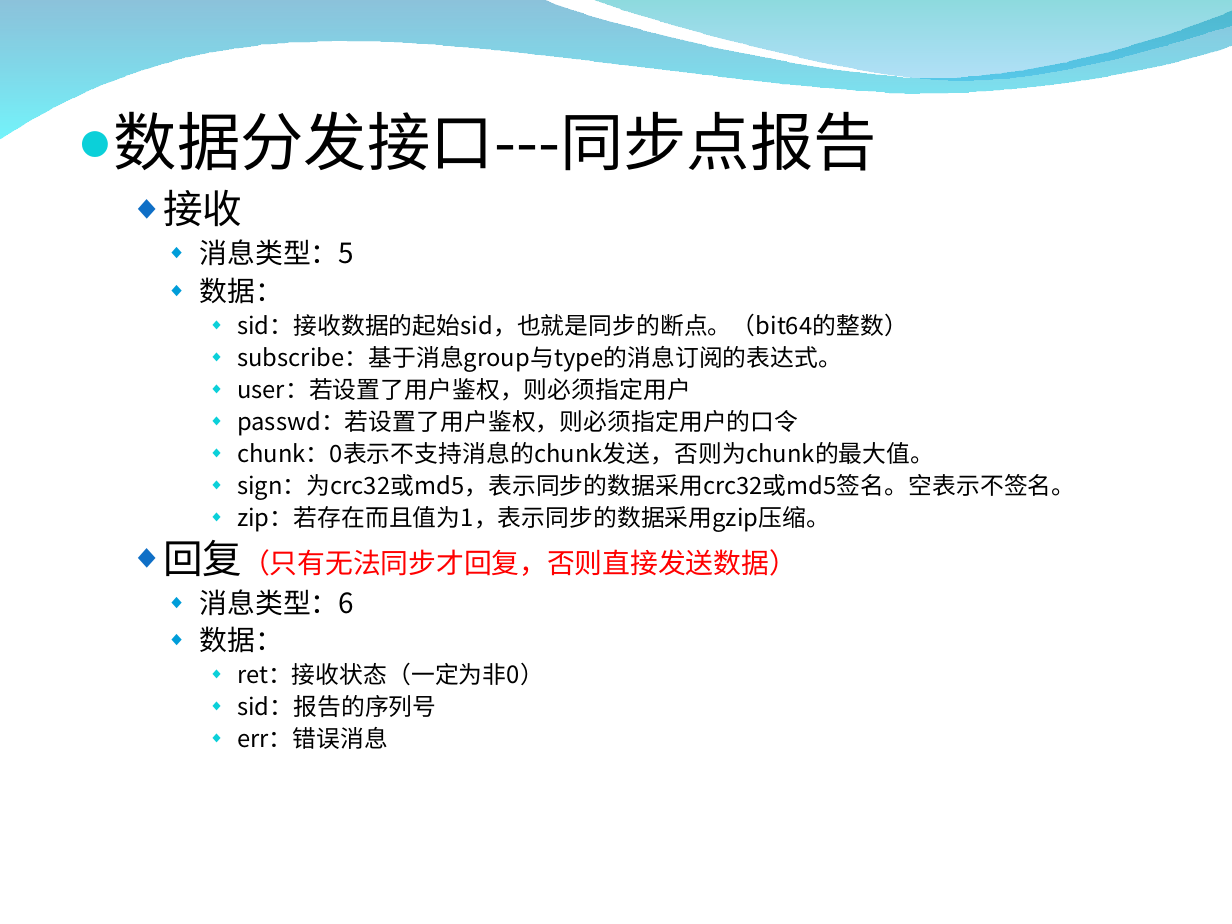
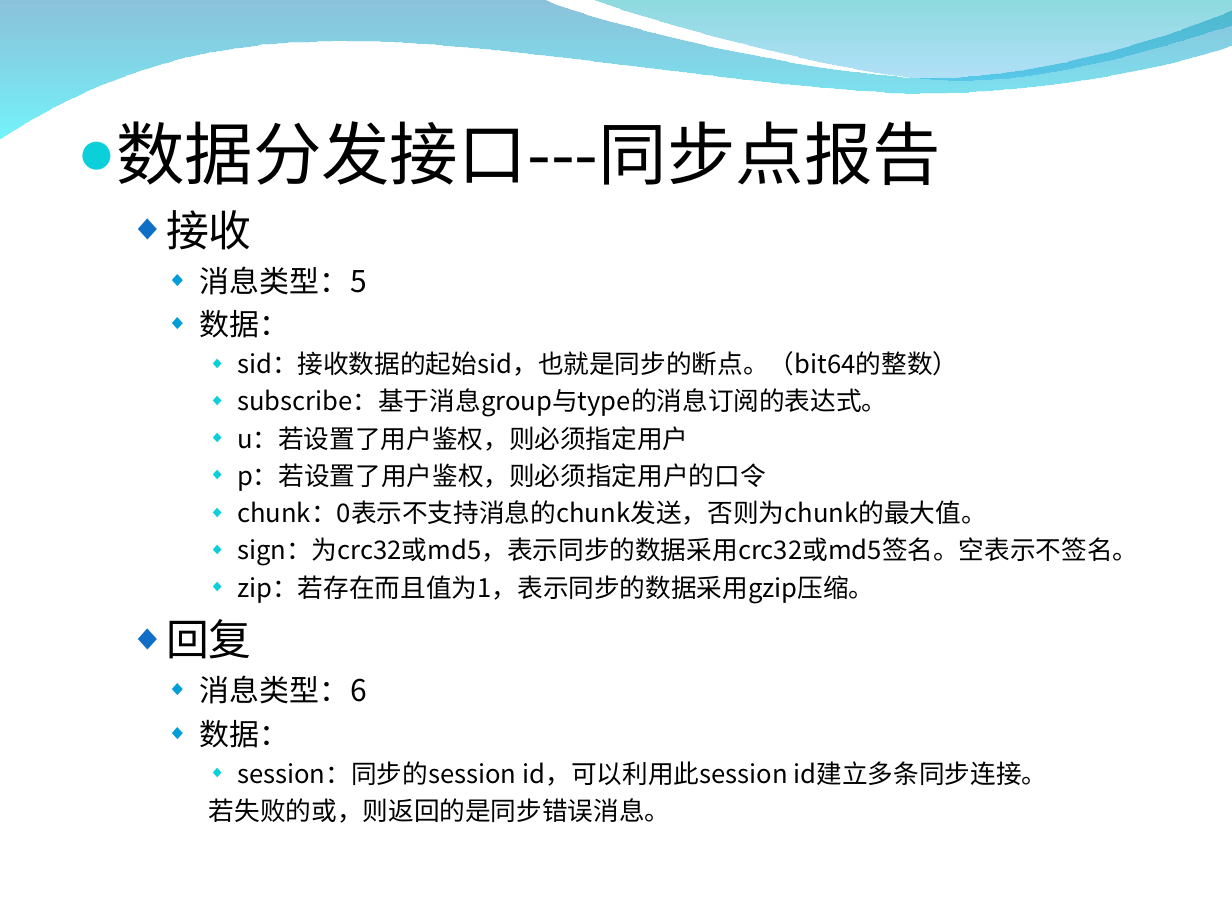
Before and after one commit to zxf1864/cwinux-mq, a slide deck: slide 16 of mq/doc/mq_introduce.ppt. Drawn at 1232x924 pixels with LibreOffice and Linux fonts; fonts in the diff are those of the drawing; background and template pictures are left out. Boxes give left, top, right and bottom in pixels: in the first picture for what was removed or moved away, otherwise in the second. Text is boxed around its words. In the diff, an @@ line names an element or a change of style, - is before the commit and + after.

```diff
--- a/mq/doc/mq_introduce.ppt
+++ b/mq/doc/mq_introduce.ppt
@@ text at bbox=[116, 121, 1138, 748]: size 29.6 to 32 pt in "数据分发接口---同步点报告"; size 18.5 to 20 pt in "接收"; size 12.9 to 14 pt in "消息类型：5", "数据：", "消息类型：6", "数据："; size 11.1 to 12 pt in "sid：接收数据的起始sid，也就是同步的断点。（bit64的整数）", "subscribe：基于消息group与type的消息订阅的表达式。", "chunk：0表示不支持消息的chunk发送，否则为chunk的最大值。", "sign：为crc32或md5，表示同步的数据采用crc32或md5签名。空表示不签名。" and 1 more places; line spacing 0.9 to 1 @@
@@ text at bbox=[237, 426, 766, 491]: text changed; size 11.1 to 12 pt @@
-      ◆ user：若设置了用户鉴权，则必须指定用户
-      ◆ passwd：若设置了用户鉴权，则必须指定用户的口令
+      ◆ u：若设置了用户鉴权，则必须指定用户
+      ◆ p：若设置了用户鉴权，则必须指定用户的口令
@@ text at bbox=[166, 619, 252, 659]: text changed; size 12.9 to 20 pt; font Noto Sans CJK SC to Noto Sans CJK JP; text colour #FF0000 to #000000 @@
-  ◆ 回复（只有无法同步才回复，否则直接发送数据）
+  ◆ 回复
@@ text at bbox=[209, 761, 1048, 823]: text changed; size 11.1 to 12 pt @@
-      ◆ ret：接收状态（一定为非0）
-      ◆ sid：报告的序列号
-      ◆ err：错误消息
+      ◆ session：同步的session id，可以利用此session id建立多条同步连接。
+      若失败的或，则返回的是同步错误消息。
```
Also in this commit, not shown: 13 other slides changed, 2 slides added, 1 slide removed, 1 other file.
